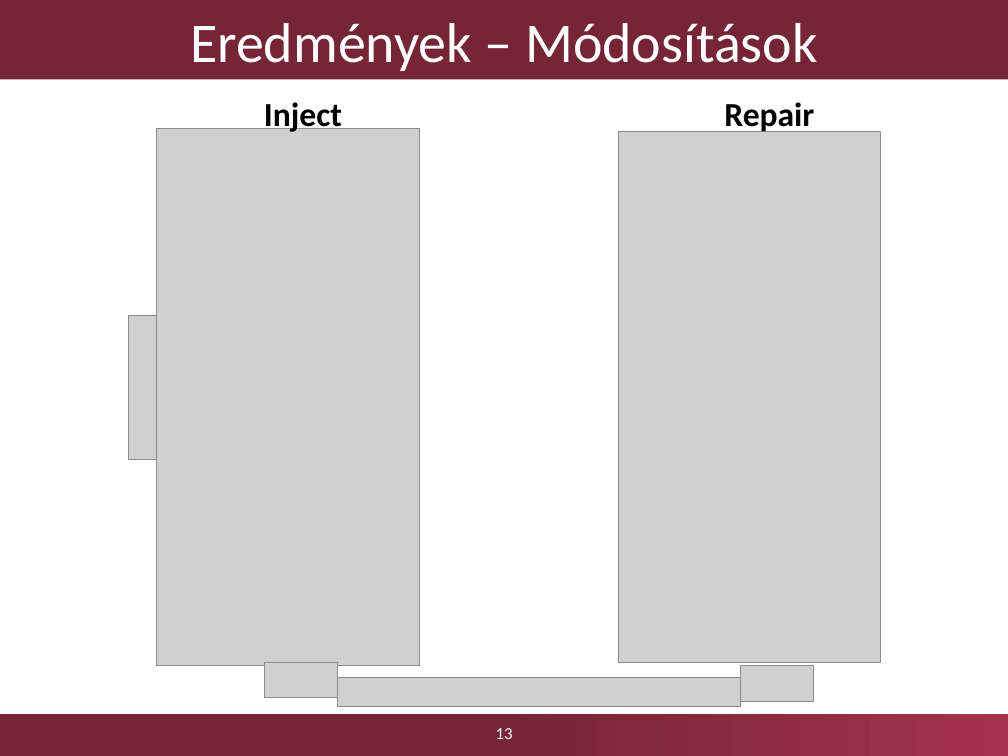
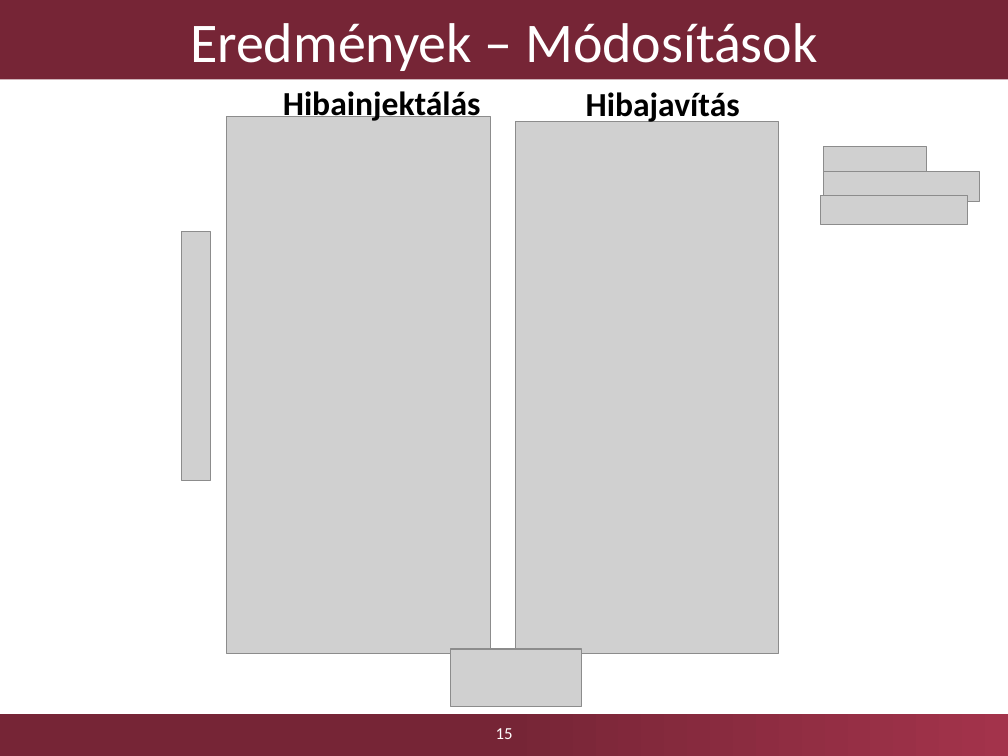
Before and after one commit to Kreestof/szakdolgozat-presentation, a slide deck: slide 15 of Dobosy_Kristof_szakdolgozat_2017_GraphEngine_0.pptx (slide 13 before the commit). Drawn at 1008x756 pixels with LibreOffice and Linux fonts; fonts in the diff are those of the drawing; grey boxes stand for pictures; background and template pictures are left out. Boxes give left, top, right and bottom in pixels: in the first picture for what was removed or moved away, otherwise in the second. Text is boxed around its words. In the diff, an @@ line names an element or a change of style, - is before the commit and + after.

```diff
--- a/Dobosy_Kristof_szakdolgozat_2017_GraphEngine_0.pptx
+++ b/Dobosy_Kristof_szakdolgozat_2017_GraphEngine_0.pptx
@@ text at (283,87,481,121): text changed @@
-Inject
+Hibainjektálás
@@ picture: place and size @@
-picture at (156,129,419,665)
+picture at (227,117,490,653)
@@ text at (586,92,740,124): text changed @@
-Repair
+Hibajavítás
@@ picture: place and size @@
-picture at (618,131,880,662)
+picture at (516,122,778,653)
@@ picture: place and size @@
-picture at (337,677,741,707)
+picture at (824,146,926,176)
@@ picture added at (824,171,979,202) @@
@@ picture added at (821,196,968,225) @@
@@ picture added at (181,232,210,480) @@
@@ picture removed at (129,316,156,460) @@
@@ picture added at (451,649,582,707) @@
@@ picture removed at (265,662,338,698) @@
@@ picture removed at (741,665,813,701) @@
@@ page number at (496,728,513,739): text changed @@
-13
+15
```
Also in this commit, not shown: 7 other slides changed, 2 slides added, 3 other files.
